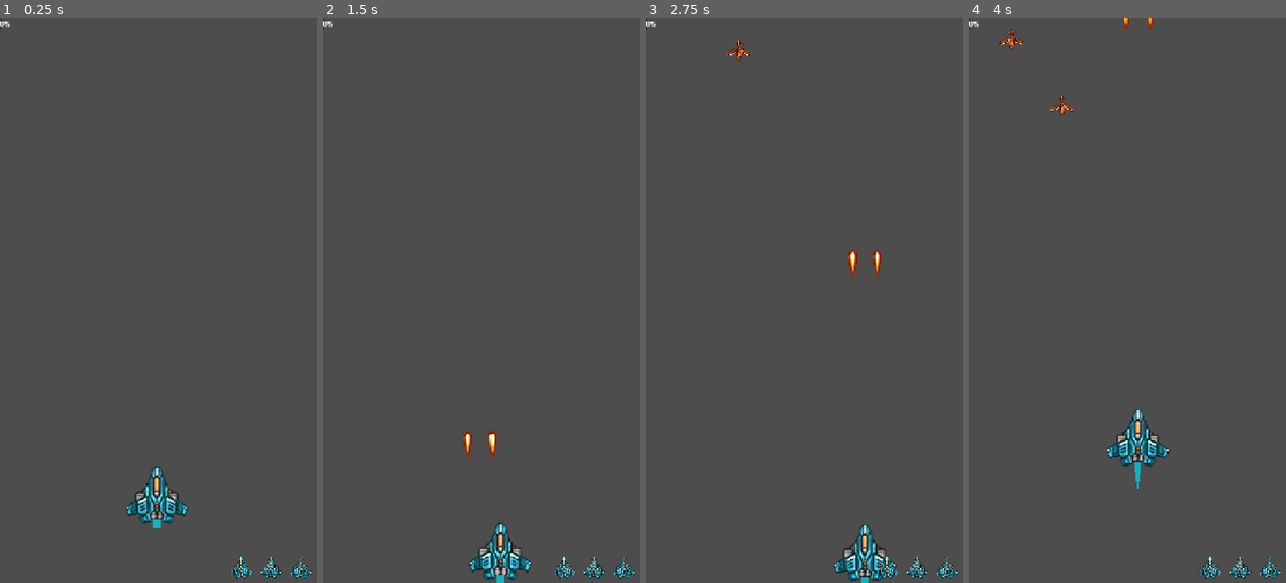
Above: before the commit, frames 1-4 (left to right).
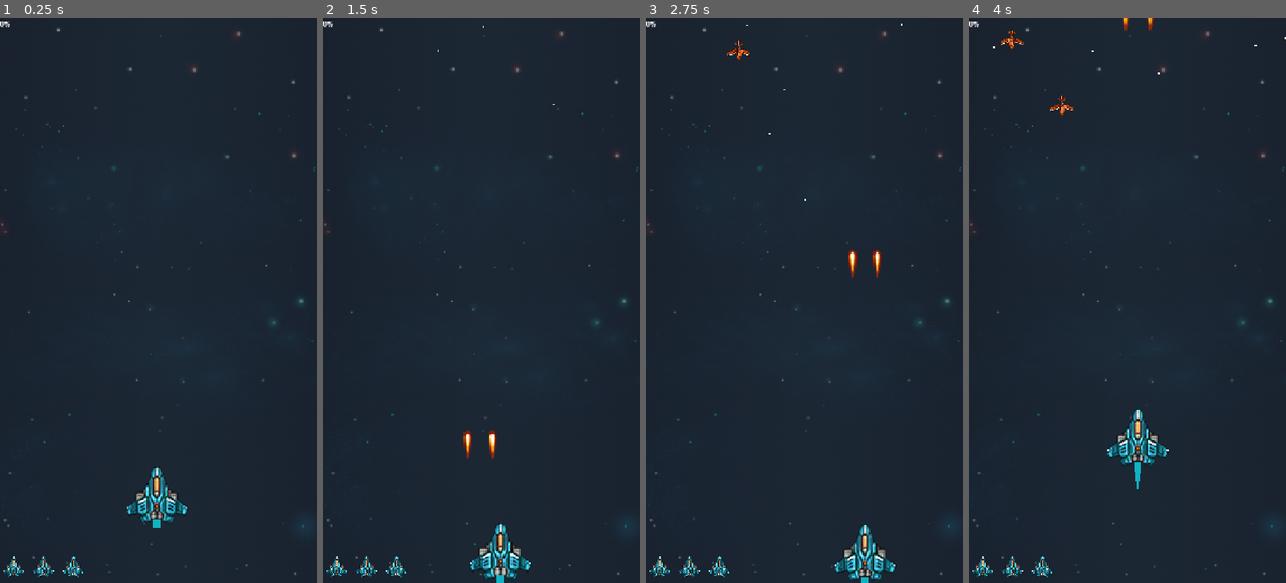
Above: after the commit, the same moments.

Repository: mrelfilalimahmoud-hue/GalaxyShooter
Game: Godot game, scene res://scenes/game.tscn
The game is run twice, just before and just after one commit, with the same random seed, the same clock (stepped at 60 frames per second) and the same inputs. The project has no main scene, so this scene is started directly.
Inputs (mouse positions are in pixels of both pictures, inside the frame that each line leads up to):
- Up to frame 1 (0.25 s): no input
- Up to frame 2 (1.5 s): move the mouse to (551, 272) at 0.52 s; click (551, 272) at 0.67 s; tap Enter at 1.25 s; drag from (418, 328) to (478, 498) at 1.27 s
- Up to frame 3 (2.75 s): move the mouse to (836, 176) at 2.02 s; click (836, 176) at 2.17 s
- Up to frame 4 (4 s): drag from (1111, 413) to (1060, 51) at 2.77 s; move the mouse to (1222, 385) at 3.52 s; click (1222, 385) at 3.67 s

The runs differ from the first frame. In frame 1, 99% of the frame differs, in the area x 0-100%, y 0-100%; in frame 2, 99%; in frame 3, 99%; in frame 4, 98%.

Commit message:
add background

Diff:
--- a/codes/boss_laser.gd
+++ b/codes/boss_laser.gd
@@ -9,3 +9,13 @@
 
 func _on_visible_on_screen_notifier_2d_screen_exited() -> void:
 	queue_free()
+
+
+
+
+
+func _on_area_entered(area: Area2D) -> void:
+	if area.is_in_group("player"):
+		if area.has_method("prendre_degats"):
+			area.prendre_degats(20) # الـ Boss كينقص 20
+		queue_free()
--- a/codes/enemy.gd
+++ b/codes/enemy.gd
@@ -39,6 +39,11 @@
 	 # Kaytmseh l'enemy
 		area.queue_free()
 		explode()
+	elif area.is_in_group("player"):
+		if area.has_method("prendre_degats"):
+			area.prendre_degats(15) # الـ Player كينقص ليه 15
+		explode()
+
 
 func explode():
 	# 1. Nsaybo nskha mn l'infijar w n-7ttoha f nfs l'blassa dyal l'enemy
--- a/codes/enemy_laser.gd
+++ b/codes/enemy_laser.gd
@@ -11,3 +11,13 @@
 
 func _on_visible_on_screen_notifier_2d_screen_exited():
 	queue_free()
+
+
+
+
+
+func _on_area_entered(area: Area2D) -> void:
+	if area.is_in_group("player"):
+		if area.has_method("prendre_degats"):
+			area.prendre_degats(10) # كينقص 10 ديال الدم
+		queue_free()
--- /dev/null
+++ b/codes/parallax_background.gd
@@ -0,0 +1,7 @@
+extends ParallaxBackground
+
+var vitesse_background : float = 100.0 # سرعة الخلفية (بدلها كيف بغيتي)
+
+func _process(delta: float) -> void:
+	# هاد السطر كيجر الخلفية لتحت ديما
+	scroll_offset.y += vitesse_background * delta
--- a/codes/player.gd
+++ b/codes/player.gd
@@ -113,12 +113,15 @@
 	vie -= degats
 	mise_a_jour_ui.emit(vie, vies_restantes)
 
+	# خاصنا نتشيكيو واش مات قبل ما نديرو اللون الأحمر
+	if vie <= 0:
+		mourir()
+		return # باش يحبس الكود هنا يلا مات ومايكملش لتحت
+
+	# يلا بقى حي، عاد نديرو ليه تأثير الضربة (اللون الأحمر)
 	modulate = Color(1.0, 0, 0)
 	await get_tree().create_timer(0.1).timeout
 	modulate = Color(1, 1, 1)
-
-	if vie <= 0:
-		mourir()
 
 func mourir() -> void:
 	est_mort = true
@@ -153,8 +156,3 @@
 	est_mort = false
 
 # --- COLLISION ---
-func _on_area_entered(area: Area2D) -> void:
-	# Ila 9asso qortas dyal l-3dou l-3adi (kay-n9ss 10)
-	if area.is_in_group("enemy_laser"):
-		area.queue_free()
-		prendre_degats(10)
--- a/scenes/boss_laser.tscn
+++ b/scenes/boss_laser.tscn
@@ -65,3 +65,5 @@
 [node name="VisibleOnScreenNotifier2D" type="VisibleOnScreenNotifier2D" parent="." unique_id=2099327836]
 position = Vector2(11.036392, 1.7882729)
 rect = Rect2(-67.95148, -39.549427, 128.05957, 76.65082)
+
+[connection signal="area_entered" from="." to="." method="_on_area_entered"]
--- a/scenes/enemy_laser.tscn
+++ b/scenes/enemy_laser.tscn
@@ -48,3 +48,5 @@
 shape = SubResource("CapsuleShape2D_xooxb")
 
 [node name="VisibleOnScreenNotifier2D" type="VisibleOnScreenNotifier2D" parent="." unique_id=294832018]
+
+[connection signal="area_entered" from="." to="." method="_on_area_entered"]
--- a/scenes/game.tscn
+++ b/scenes/game.tscn
@@ -3,9 +3,17 @@
 [ext_resource type="Script" uid="uid://dtwhumasq7nfe" path="res://codes/game.gd" id="1_yqjtg"]
 [ext_resource type="PackedScene" uid="uid://bqt7m4831m54" path="res://scenes/player.tscn" id="2_lnu2h"]
 [ext_resource type="Texture2D" uid="uid://ye10clije7x8" path="res://assets/Player/player_b_m.png" id="3_lnu2h"]
+[ext_resource type="Texture2D" uid="uid://cqauout3ccea4" path="res://assets/BG.png" id="3_p57ef"]
 
 [node name="game" type="Node2D" unique_id=2126879326]
 script = ExtResource("1_yqjtg")
+
+[node name="Sprite2D" type="Sprite2D" parent="." unique_id=1874892584]
+texture_filter = 1
+position = Vector2(-203.99998, -31.000004)
+scale = Vector2(1.7, 1.7)
+texture = ExtResource("3_p57ef")
+centered = false
 
 [node name="EnemySpawner" type="Timer" parent="." unique_id=1763239239]
 wait_time = 1.5
@@ -29,10 +37,9 @@
 value = 100.0
 
 [node name="LivesContainer" type="HBoxContainer" parent="UI" unique_id=1601742943]
-offset_left = 517.0
-offset_top = 1216.0
-offset_right = 717.0
-offset_bottom = 1280.0
+offset_top = 1214.0
+offset_right = 200.0
+offset_bottom = 1278.0
 
 [node name="Life1" type="TextureRect" parent="UI/LivesContainer" unique_id=907626685]
 layout_mode = 2
@@ -46,5 +53,18 @@
 layout_mode = 2
 texture = ExtResource("3_lnu2h")
 
+[node name="CPUParticles2D" type="CPUParticles2D" parent="." unique_id=686711293]
+position = Vector2(338.00006, -61)
+scale = Vector2(1.7, 1.7)
+amount = 15
+lifetime = 3.0
+emission_shape = 3
+emission_rect_extents = Vector2(400, 1)
+direction = Vector2(0, 1)
+gravity = Vector2(0, 1)
+initial_velocity_max = 200.0
+scale_amount_min = 4.0
+scale_amount_max = 4.0
+
 [connection signal="timeout" from="EnemySpawner" to="." method="_on_enemy_spawner_timeout"]
 [connection signal="timeout" from="Boss1Timer" to="." method="_on_boss_1_timer_timeout"]
Binary file added: assets/BG.png
Not shown, added: assets/BG.png.import
Not shown, added: codes/parallax_background.gd.uid
